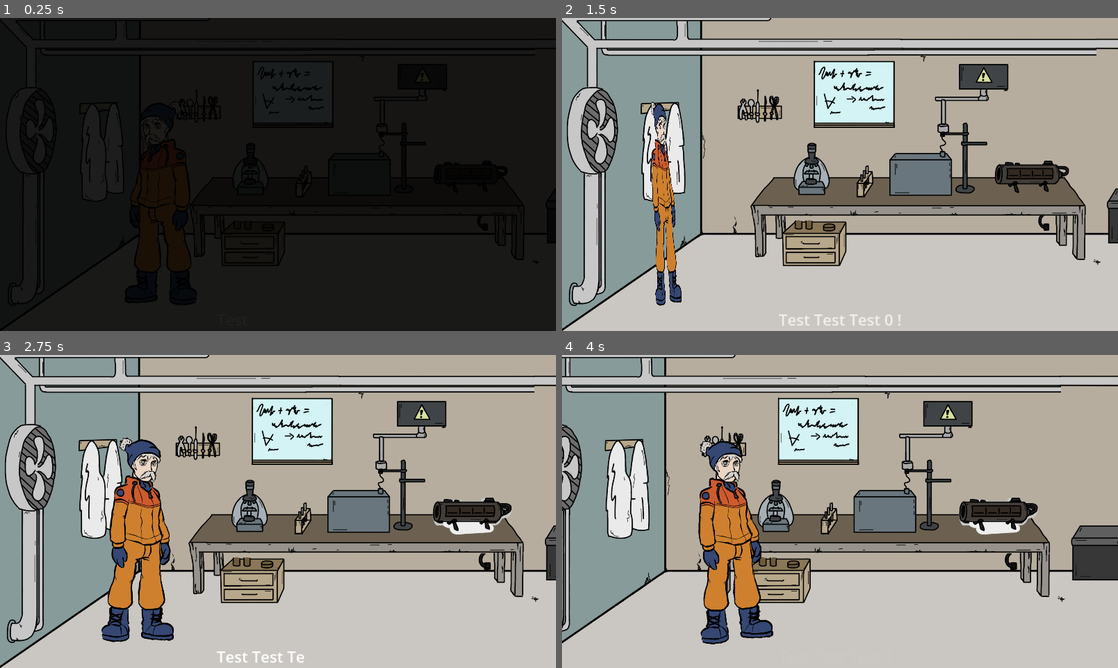
Above: before the commit, frames 1-4 (two rows, left to right).
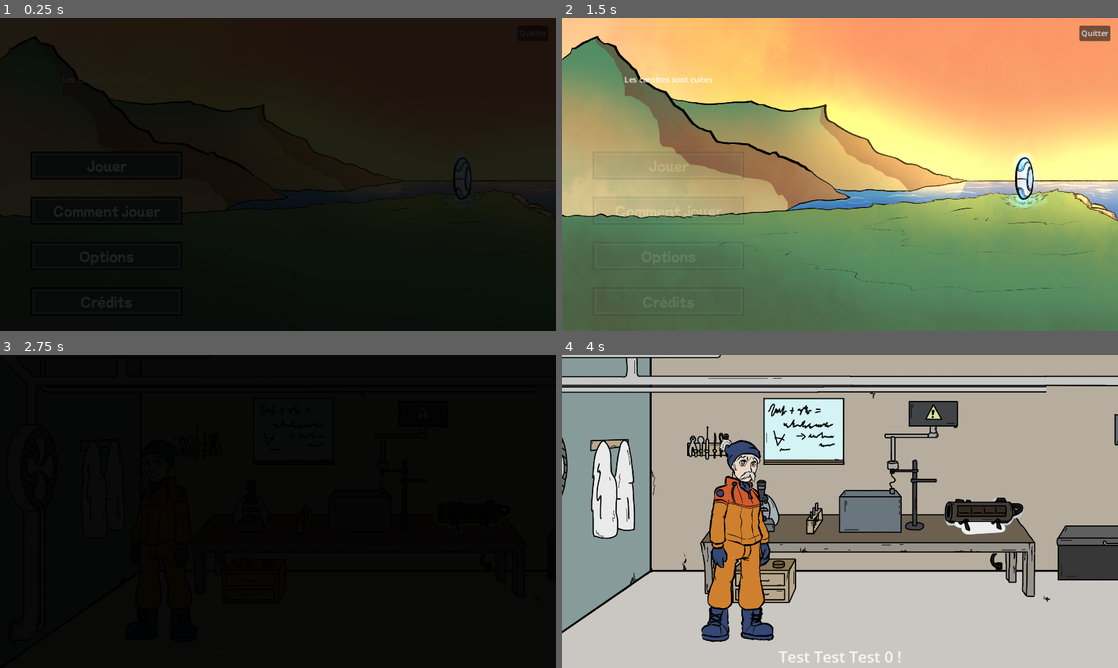
Above: after the commit, the same moments.

Repository: rmonthil-game-jams/scientific-jam-2024
Game: Godot game, scene res://louis/main_menu/main_menu.tscn
The game is run twice, just before and just after one commit, with the same random seed, the same clock (stepped at 60 frames per second) and the same inputs. Before the commit the project starts from res://remi/lab/lab.tscn.
Inputs (mouse positions are in pixels of both pictures, inside the frame that each line leads up to):
- Up to frame 1 (0.25 s): no input
- Up to frame 2 (1.5 s): click (667, 165) at 0.52 s; click (667, 165) at 1.27 s
- Up to frame 3 (2.75 s): click (472, 533) at 2.02 s
- Up to frame 4 (4 s): click (1034, 533) at 2.77 s; click (1012, 533) at 3.52 s

The runs differ from the first frame. In frame 1, 4.0% of the frame differs, in the area x 0-100%, y 0-96%; in frame 2, 100%, in the area x 0-100%, y 0-100%; in frame 3, 94%; in frame 4, 20%.

Commit message:
main menu en main scene

Diff:
--- a/project/project.godot
+++ b/project/project.godot
@@ -11,7 +11,7 @@
 [application]
 
 config/name="Scientific Game Jam 2024"
-run/main_scene="res://remi/lab/lab.tscn"
+run/main_scene="res://louis/main_menu/main_menu.tscn"
 config/features=PackedStringArray("4.2", "GL Compatibility")
 config/icon="res://icon.svg"
 
